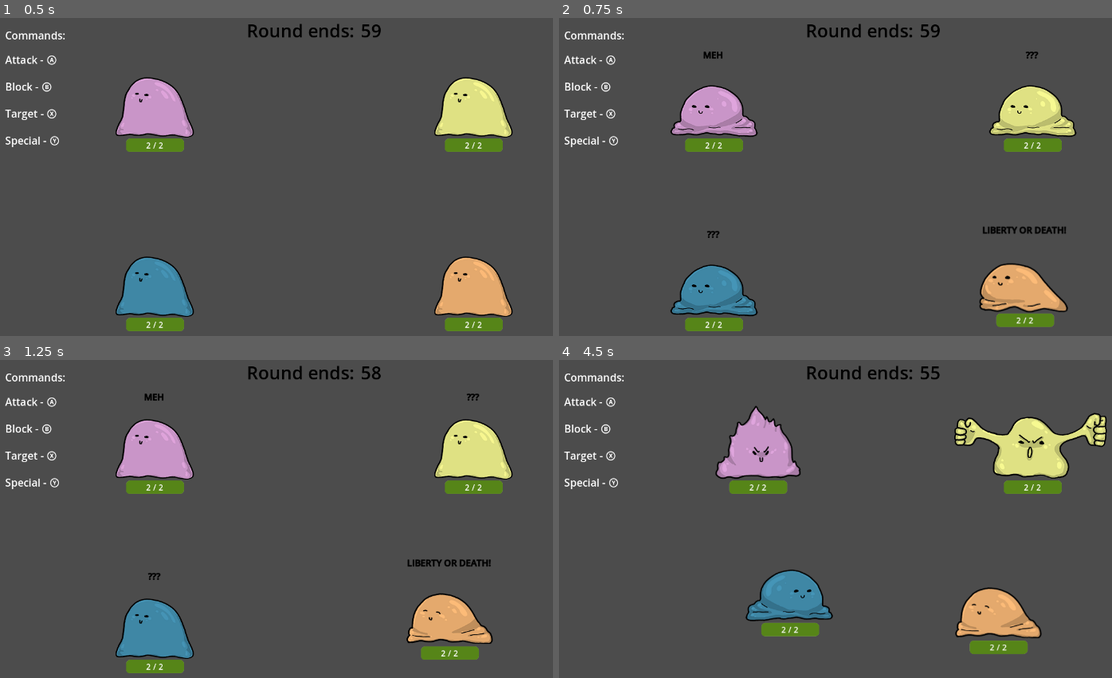
Above: before the commit, frames 1-4 (two rows, left to right).
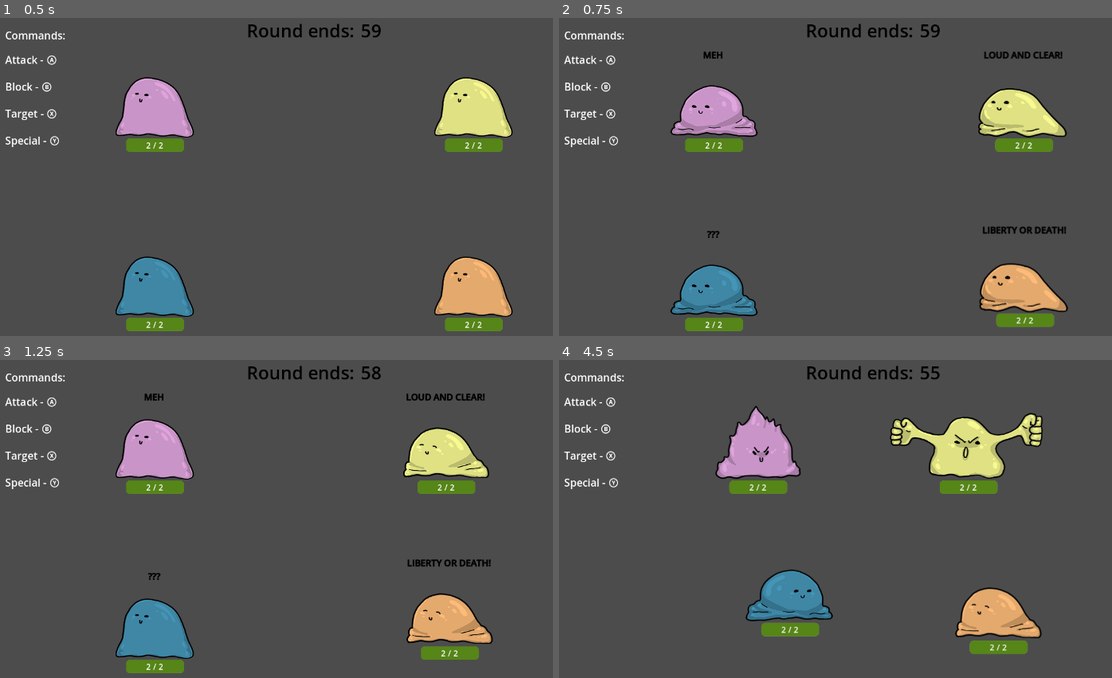
Above: after the commit, the same moments.

Repository: Galitie/mini-tyler-games
Game: Godot game, scene res://tylermon/tylermon.tscn
The game is run twice, just before and just after one commit, with the same random seed, the same clock (stepped at 60 frames per second) and the same inputs. This scene is started directly instead of the project's main scene.
Inputs (mouse positions are in pixels of both pictures, inside the frame that each line leads up to):
- Up to frame 1 (0.5 s): no input
- Up to frame 2 (0.75 s): tap Enter (start) at 0.5 s; move the mouse to (1012, 180) at 0.52 s; hold Right (move_piece_right) from 0.53 s (still down); hold Enter (start) from 0.53 s (still down)
- Up to frame 3 (1.25 s): keep holding Right (move_piece_right); keep holding Enter (start); tap Space (jump) at 0.77 s
- Up to frame 4 (4.5 s): move the mouse to (747, 557) at 1.27 s; release Enter (start) at 1.28 s; tap B (tylermon_block) at 1.35, 4.35 s; tap Space (jump) at 1.52, 3.02, 3.77 s; move the mouse to (935, 461) at 2.02 s; release Right (move_piece_right) at 2.03 s; hold A (move_left) 2.03-2.78 s; tap Y (tylermon_special) at 2.1 s; move the mouse to (841, 611) at 2.77 s; hold Right (move_piece_right) 2.78-4.28 s; tap X (tylermon_target) at 2.85 s; move the mouse to (1062, 592) at 3.52 s; hold Enter (start) 3.53-4.28 s; move the mouse to (680, 484) at 4.27 s; hold A (move_left) from 4.28 s (still down)

Frame 1 is identical in both runs. In frame 2, 1.8% of the frame differs, in the area x 75-94%, y 10-43%; in frame 3, 2.8%; in frame 4, 5.3%, in the area x 59-100%, y 16-43%.

Commit message:
Made default command target and attack

Diff:
--- a/tylermon/mon.gd
+++ b/tylermon/mon.gd
@@ -11,7 +11,7 @@
 var current_state = State.IDLE
 var destination : Vector2
 var default_z_index = 0
-var current_player_command = State.IDLE
+var current_player_command = State.TARGET_AND_ATTACK
 var cursed : bool = false
 var max_think_time : float = 3
 
@@ -145,7 +145,6 @@
 			hurt_box.get_child(0).disabled = true
 			hp_bar.visible = false
 			velocity = Vector2()
-
 
 		State.TARGET_AND_GO:
 			sprite.play("move")
--- a/tylermon/mon.tscn
+++ b/tylermon/mon.tscn
@@ -345,9 +345,8 @@
 modulate = Color(0.917647, 0.266667, 0.25098, 1)
 position = Vector2(0, -40)
 sprite_frames = SubResource("SpriteFrames_scvj0")
-animation = &"basic_atk"
+animation = &"dead"
 autoplay = "idle"
-frame = 1
 flip_h = true
 
 [node name="timer" type="Timer" parent="."]
